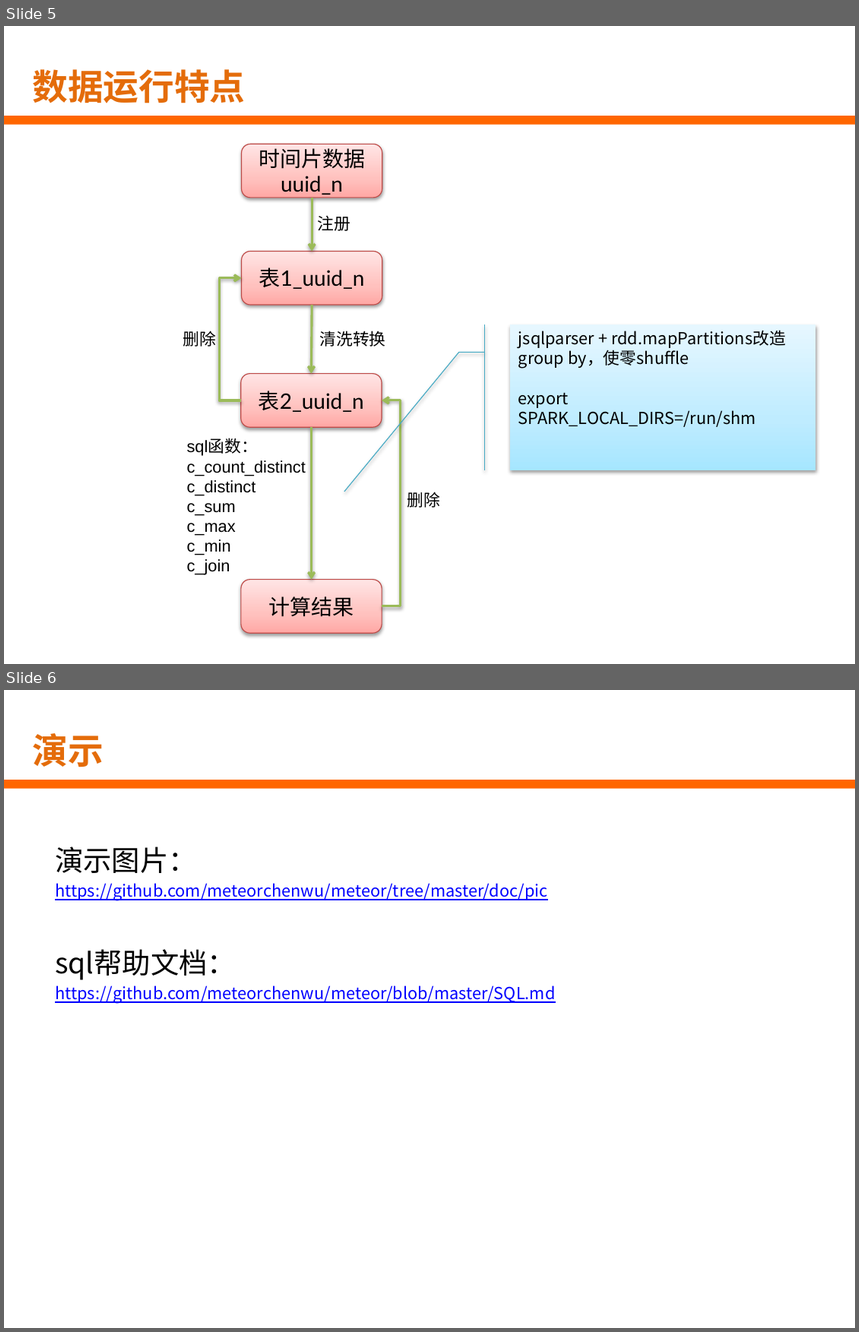
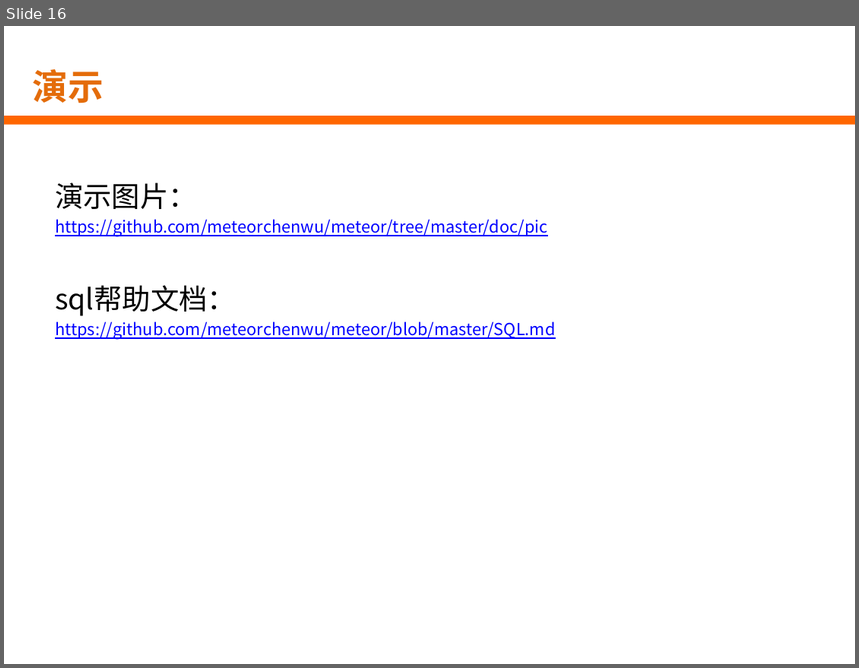
Before and after one commit to HNJame/meteor, a slide deck: doc/ppt/流星实时开发平台介绍.pptx. Shown one above the other, each under a label of ours: slides 5 and 6 before the commit, slide 16 after it. The pictures are 859x1332 and 859x668 pixels, drawn with LibreOffice and Linux fonts; fonts in the diff are those of the drawing; background and template pictures are left out. Boxes give left, top, right and bottom in pixels: in the first picture for what was removed or moved away, otherwise in the second. Text is boxed around its words. In the diff, an @@ line names an element or a change of style, - is before the commit and + after.

```diff
--- a/doc/ppt/流星实时开发平台介绍.pptx
+++ b/doc/ppt/流星实时开发平台介绍.pptx
@@ slide 5 removed at (x1=4, y1=26, x2=855, y2=664), background picture (left out); not listed: 1 template element that a slide beside it also shows @@
@@ title removed at (x1=32, y1=69, x2=245, y2=104) @@
-数据运行特点
@@ rounded rectangle removed at (x1=241, y1=145, x2=382, y2=198) @@
-时间片数据uuid_n
@@ arrow removed from (312, 198) to (312, 252) @@
@@ text removed at (x1=317, y1=215, x2=351, y2=231) @@
-注册
@@ rounded rectangle removed at (x1=241, y1=252, x2=382, y2=305) @@
-表1_uuid_n
@@ elbow arrow removed from (240, 401) to (241, 278) @@
@@ arrow removed from (312, 305) to (311, 374) @@
@@ text removed at (x1=183, y1=331, x2=217, y2=347) @@
-删除
@@ text removed at (x1=319, y1=331, x2=386, y2=347) @@
-清洗转换
@@ accent callout removed at (x1=509, y1=325, x2=815, y2=471) @@
-jsqlparser + rdd.mapPartitions改造group by，使零shuffle
-export SPARK_LOCAL_DIRS=/run/shm
@@ rounded rectangle removed at (x1=240, y1=374, x2=381, y2=428) @@
-表2_uuid_n
@@ elbow arrow removed from (382, 607) to (382, 401) @@
@@ elbow arrow removed from (311, 428) to (311, 580) @@
@@ text removed at (x1=187, y1=439, x2=306, y2=575) @@
-sql函数：
-c_count_distinct
-c_distinct
-c_sum
-c_max
-c_min
-c_join
@@ text removed at (x1=408, y1=492, x2=441, y2=508) @@
-删除
@@ rounded rectangle removed at (x1=241, y1=580, x2=382, y2=634) @@
-计算结果
@@ what was slide 6 is now slide 16 @@
```
Also in this commit, not shown: 4 slides changed, 11 slides added, 1 other file.
